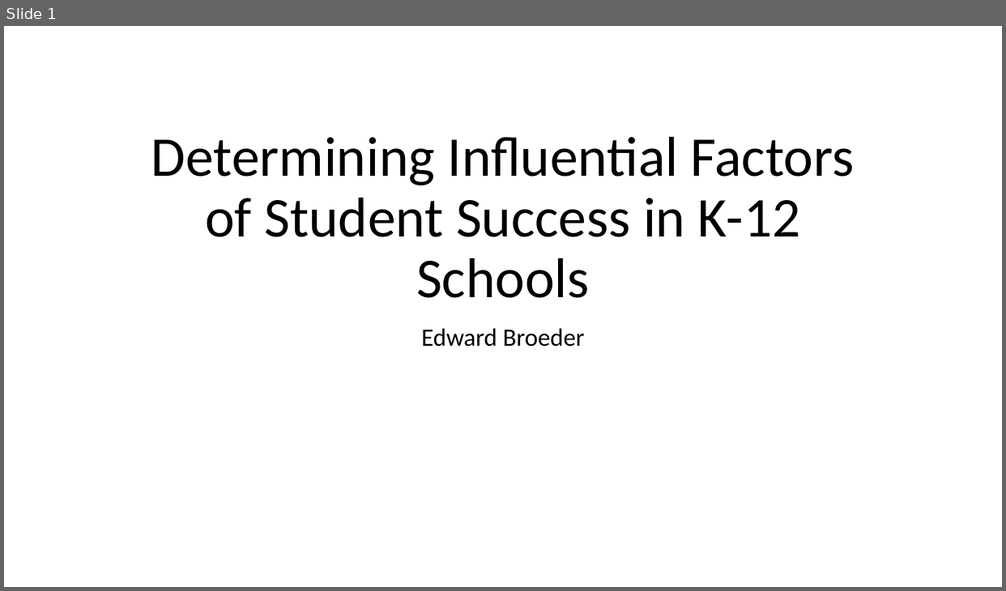
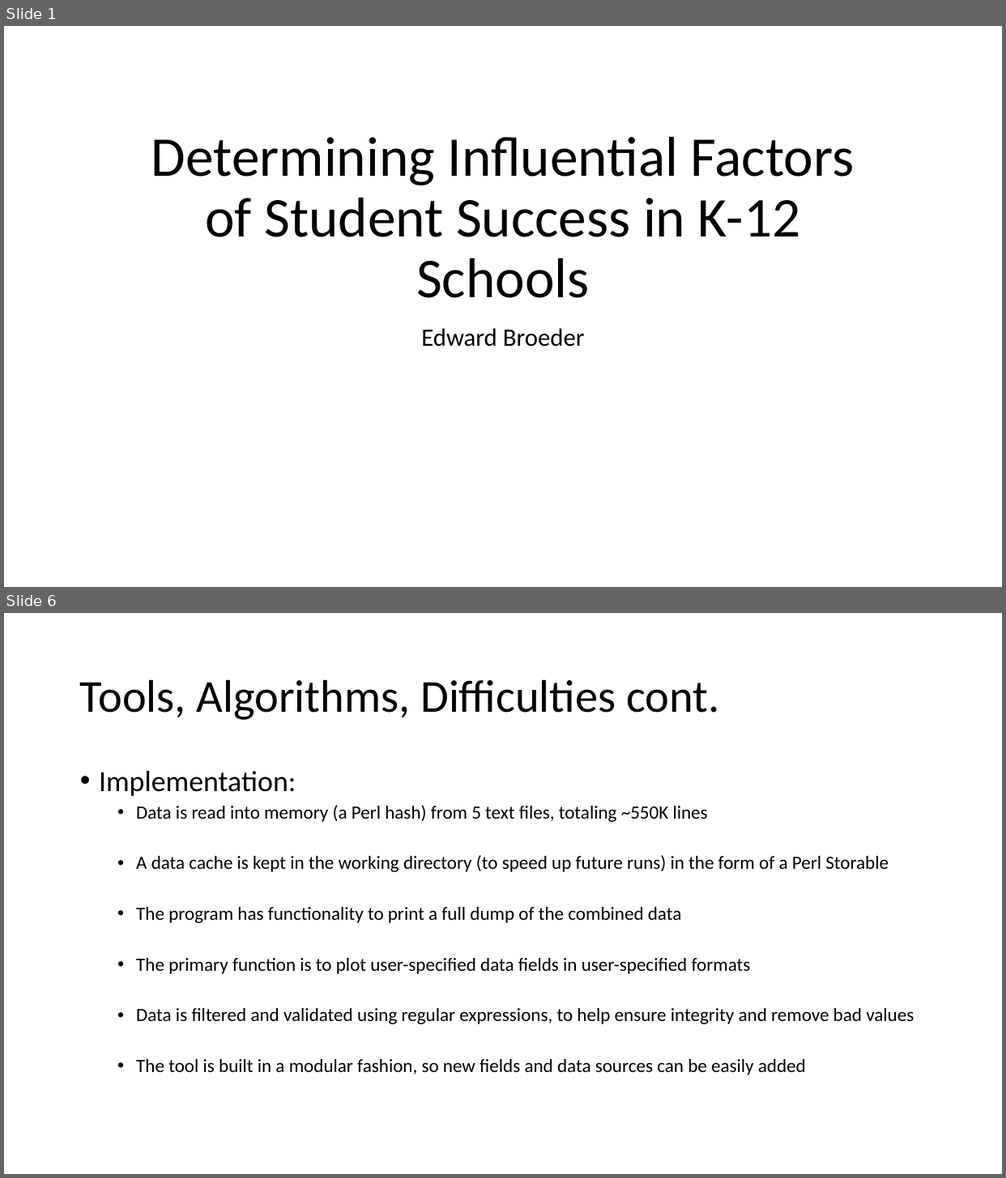
Before and after one commit to eddiebroeder/CS185C_Project, a slide deck: Determining Influential Factors of Student Success.pptx. Shown one above the other, each under a label of ours: slide 1 before the commit, slides 1 and 6 after it; the slides between them are not shown. The pictures are 1006x591 and 1006x1178 pixels, drawn with LibreOffice and Linux fonts; fonts in the diff are those of the drawing. Boxes give left, top, right and bottom in pixels: in the first picture for what was removed or moved away, otherwise in the second. Text is boxed around its words. In the diff, an @@ line names an element or a change of style, - is before the commit and + after.

```diff
--- a/Determining Influential Factors of Student Success.pptx
+++ b/Determining Influential Factors of Student Success.pptx
@@ slide 6 added at [4,613,1002,1174], background #FFFFFF @@
@@ title added at [80,679,719,720], 44 pt, text #000000 @@
+Tools, Algorithms, Difficulties cont.
@@ text added at [99,771,914,1076], 18 pt, text #000000 @@
+• Implementation:
+  • Data is read into memory (a Perl hash) from 5 text files, totaling ~550K lines
+  • A data cache is kept in the working directory (to speed up future runs) in the form of a Perl Storable
+  • The program has functionality to print a full dump of the combined data
+  • The primary function is to plot user-specified data fields in user-specified formats
+  • Data is filtered and validated using regular expressions, to help ensure integrity and remove bad values
+  • The tool is built in a modular fashion, so new fields and data sources can be easily added
```
Also in this commit, not shown: 3 slides changed, 10 other slides added, 2 slides removed.
